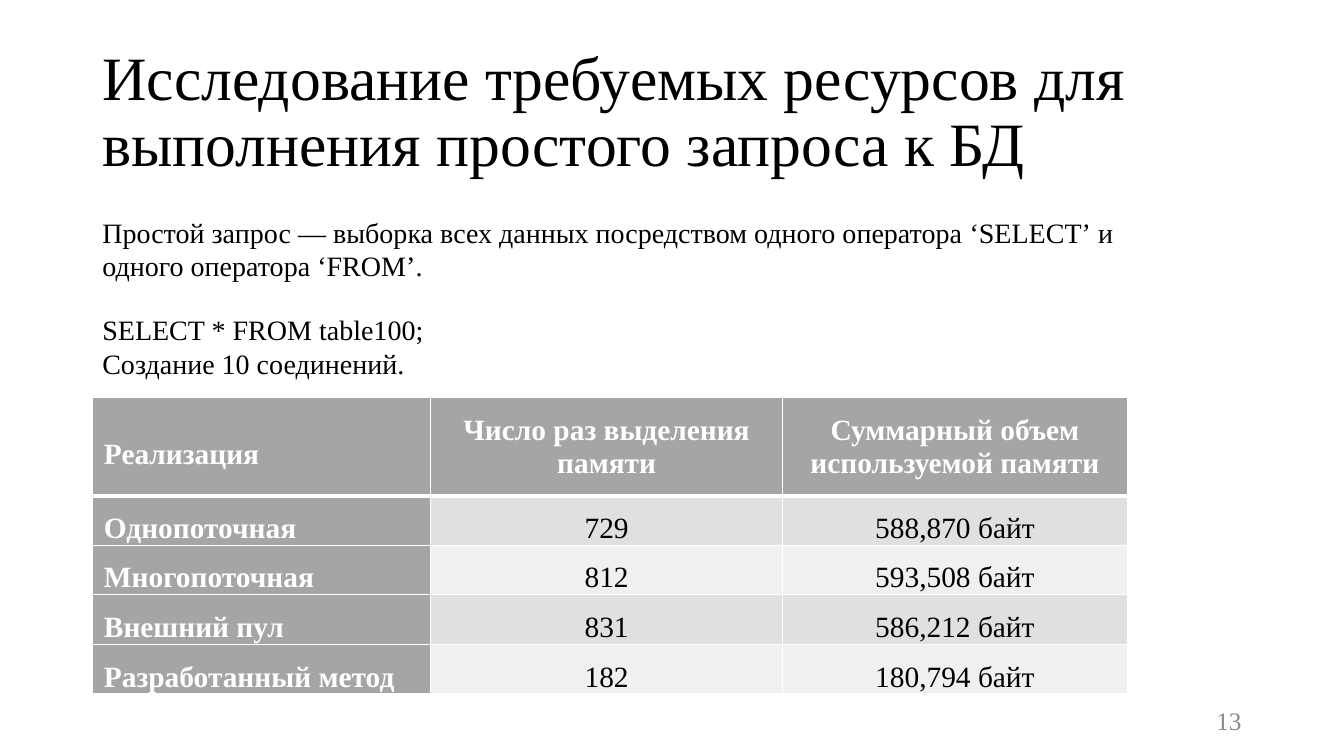
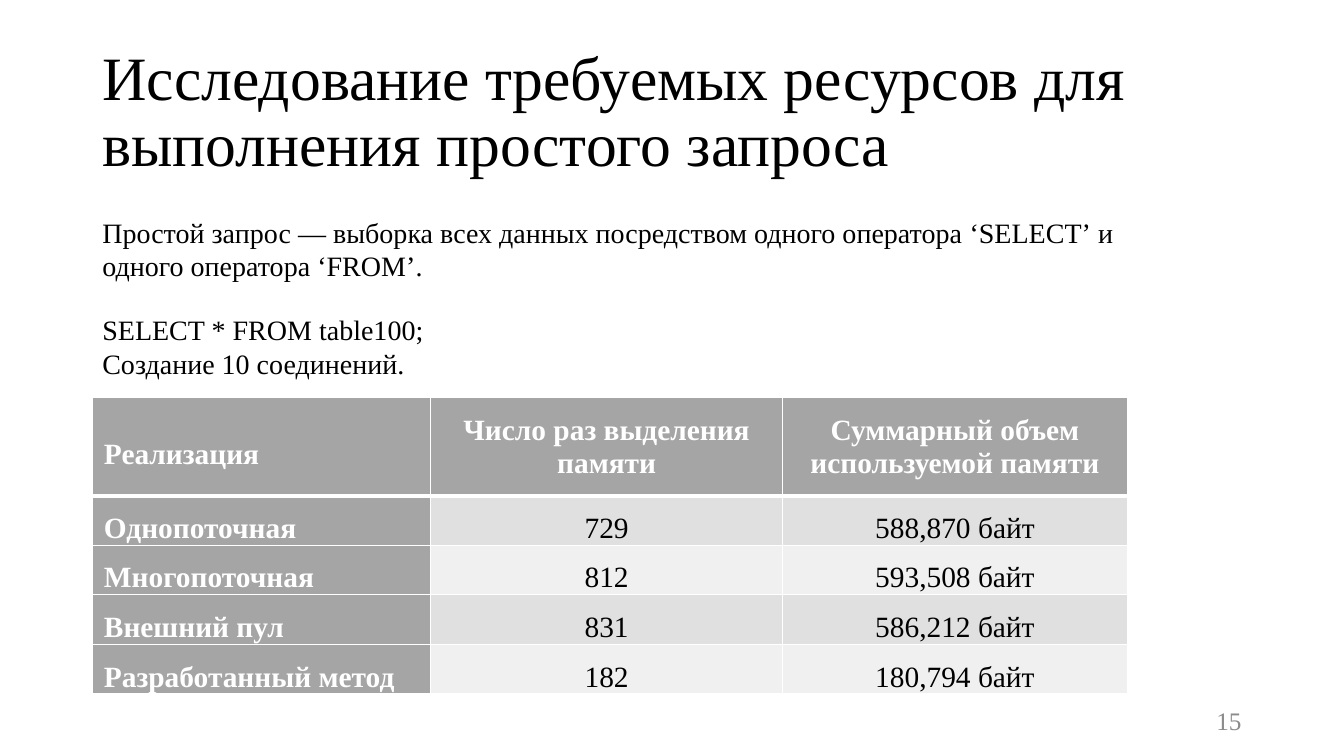
Before and after one commit to platosha-git/Diplom-theory, a slide deck: slide 15 of Презентация.pptx (slide 13 before the commit). Drawn at 1344x756 pixels with LibreOffice and Linux fonts; fonts in the diff are those of the drawing. Boxes give left, top, right and bottom in pixels: in the first picture for what was removed or moved away, otherwise in the second. Text is boxed around its words. In the diff, an @@ line names an element or a change of style, - is before the commit and + after.

```diff
--- a/Презентация.pptx
+++ b/Презентация.pptx
@@ title at [102, 56, 1124, 178]: text changed @@
-Исследование требуемых ресурсов для выполнения простого запроса к БД
+Исследование требуемых ресурсов для выполнения простого запроса
@@ page number at [1216, 713, 1241, 730]: text changed @@
-13
+15
```
Also in this commit, not shown: 9 other slides changed, 2 slides added, 25 other files.
